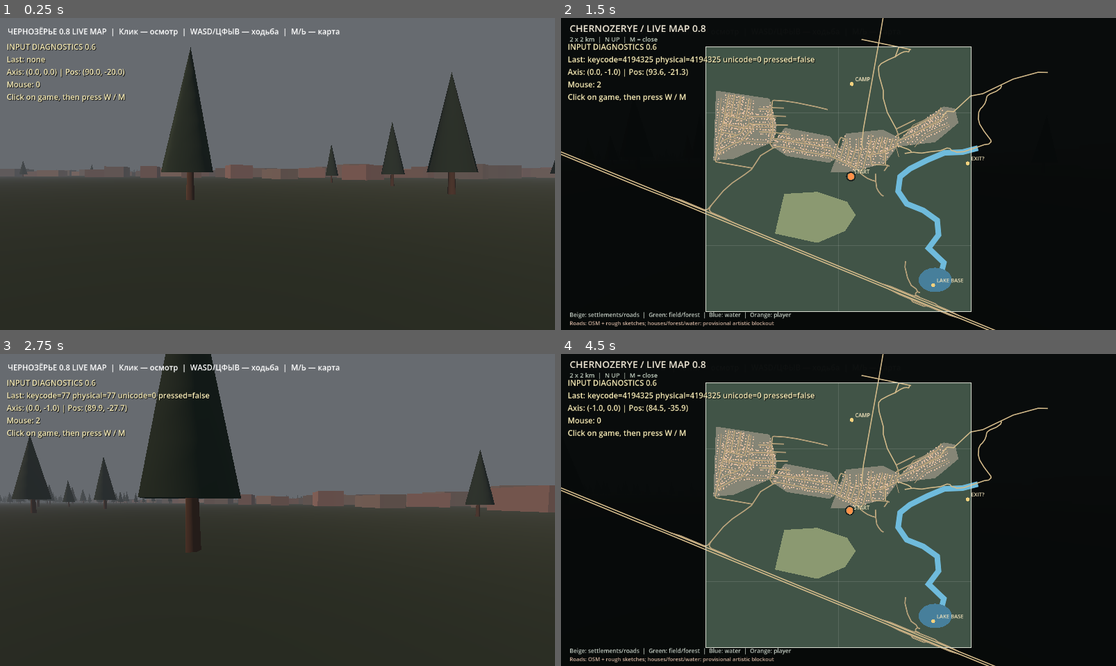
Above: before the commit, frames 1-4 (two rows, left to right).
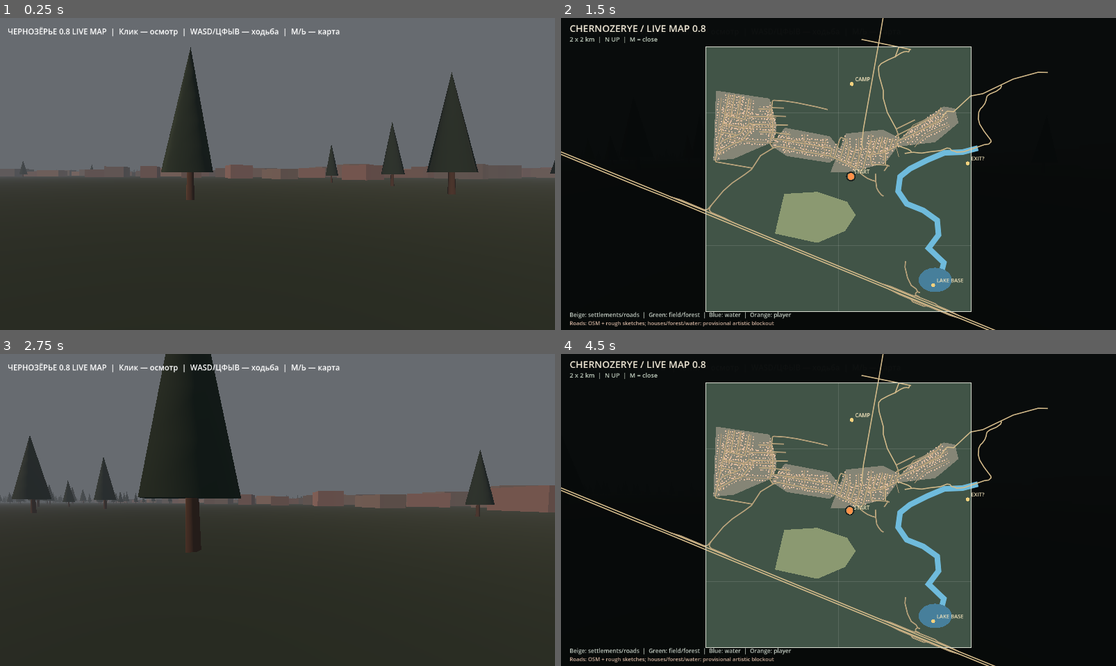
Above: after the commit, the same moments.

Repository: blacklambcult/chernozerye
Game: Godot game, scene res://main.tscn
Two runs of this game, one before a commit and one after it. Both use one fixed random seed, a clock stepped at 60 frames per second and the inputs below.
Inputs (mouse positions are in pixels of both pictures, inside the frame that each line leads up to):
- Up to frame 1 (0.25 s): no input
- Up to frame 2 (1.5 s): tap Enter at 0.5 s; move the mouse to (960, 158) at 0.52 s; hold D 0.53-1.28 s; tap M at 0.6 s; click (960, 158) at 0.67 s; tap Space at 0.77, 1.25 s; move the mouse to (810, 174) at 1.27 s; hold W from 1.28 s (still down); tap Shift at 1.35 s
- Up to frame 3 (2.75 s): keep holding W; tap Space at 1.52 s; move the mouse to (288, 503) at 2.02 s; tap M at 2.1 s
- Up to frame 4 (4.5 s): move the mouse to (832, 516) at 2.77 s; tap Shift at 2.85, 4.35 s; click (832, 516) at 2.92 s; tap Space at 3.02, 3.77 s; move the mouse to (877, 513) at 3.52 s; tap M at 3.6 s; tap Enter at 4.25 s; move the mouse to (672, 463) at 4.27 s; release W at 4.28 s; hold A from 4.28 s (still down)

The runs differ from the first frame. In frame 1, 1.0% of the frame differs, in the area x 1-23%, y 8-28%; in frame 2, 1.2%; in frame 3, 1.3%, in the area x 1-38%, y 8-28%; in frame 4, 1.2%.

Commit message:
ui: hide input debug overlay by default; F3 to inspect

Diff:
--- a/godot/player.gd
+++ b/godot/player.gd
@@ -35,6 +35,7 @@
     status_label.add_theme_constant_override("shadow_offset_y", 1)
     status_label.mouse_filter = Control.MOUSE_FILTER_IGNORE
     hud.add_child(status_label)
+    status_label.visible = false
 
 func _matches(event: InputEventKey, latin: int, cyrillic: String) -> bool:
     return event.physical_keycode == latin or event.keycode == latin or (event.unicode != 0 and char(event.unicode).to_lower() == cyrillic)
@@ -57,6 +58,8 @@
         if _matches(key, KEY_S, "ы"): pressed["s"] = key.pressed
         if _matches(key, KEY_D, "в"): pressed["d"] = key.pressed
         if _matches(key, KEY_M, "ь"): pressed["m"] = key.pressed
+        if key.pressed and not key.echo and (key.keycode == KEY_F3 or key.physical_keycode == KEY_F3):
+            status_label.visible = not status_label.visible
         if key.pressed and key.keycode == KEY_ESCAPE:
             Input.mouse_mode = Input.MOUSE_MODE_VISIBLE
 
